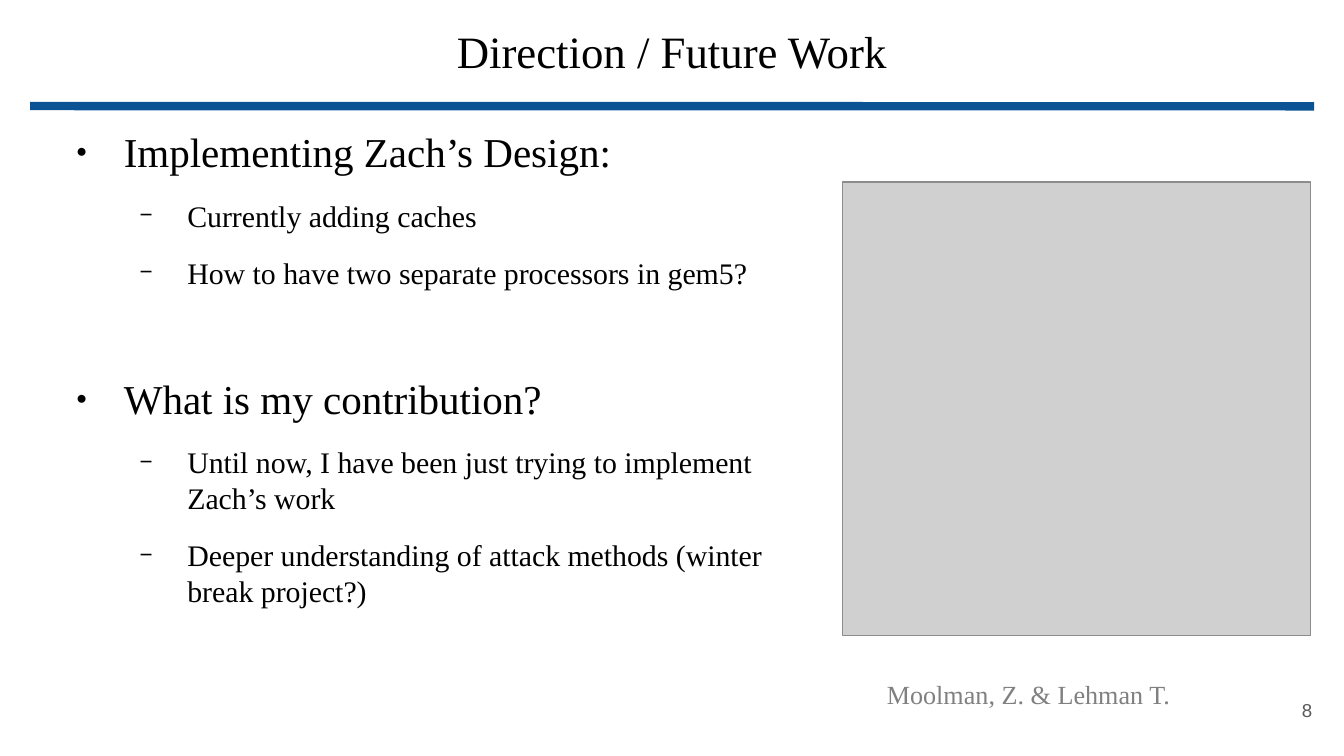
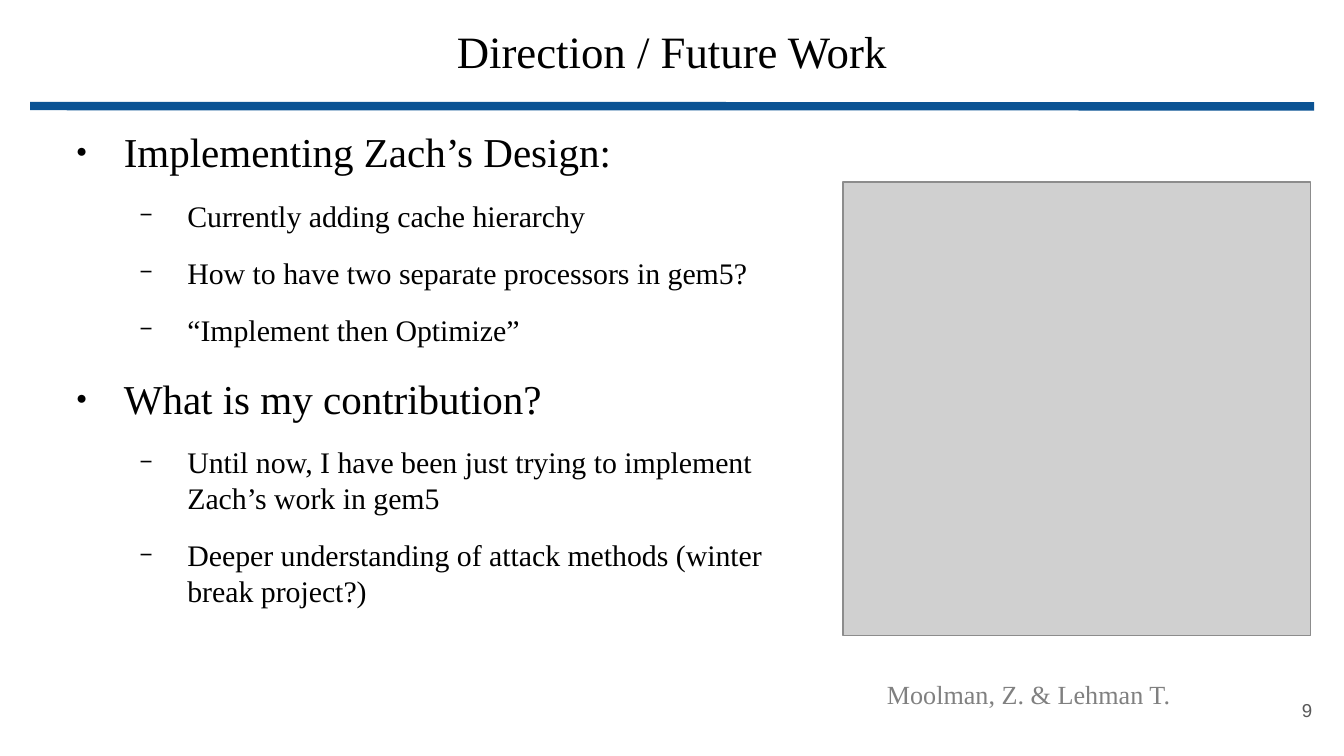
Before and after one commit to wbuz24/grad-research, a slide deck: slide 9 of presentations/update.11.15.pptx (slide 8 before the commit). Drawn at 1344x756 pixels with LibreOffice and Linux fonts; fonts in the diff are those of the drawing; grey boxes stand for pictures. Boxes give left, top, right and bottom in pixels: in the first picture for what was removed or moved away, otherwise in the second. Text is boxed around its words. In the diff, an @@ line names an element or a change of style, - is before the commit and + after.

```diff
--- a/presentations/update.11.15.pptx
+++ b/presentations/update.11.15.pptx
@@ text at bbox=[187, 206, 585, 233]: text changed @@
-  − Currently adding caches
+  − Currently adding cache hierarchy
@@ text at bbox=[187, 320, 520, 347]: paragraph added @@
+  − “Implement then Optimize”
@@ text at bbox=[187, 452, 751, 515]: text changed @@
-  − Until now, I have been just trying to implement Zach’s work
+  − Until now, I have been just trying to implement Zach’s work in gem5
@@ page number at bbox=[1302, 704, 1312, 717]: text changed @@
-8
+9
```
Also in this commit, not shown: 3 other slides changed, 1 slide added.
